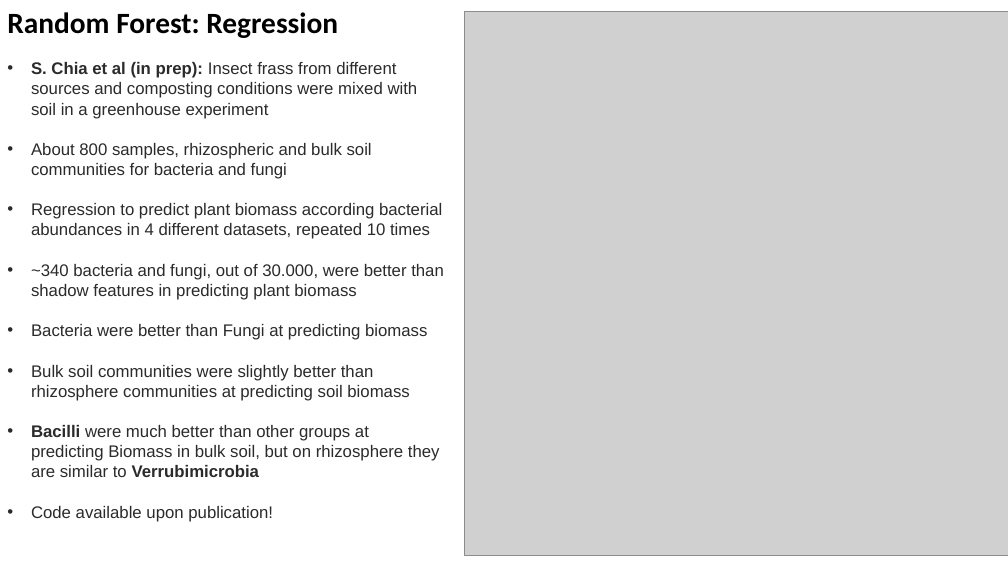
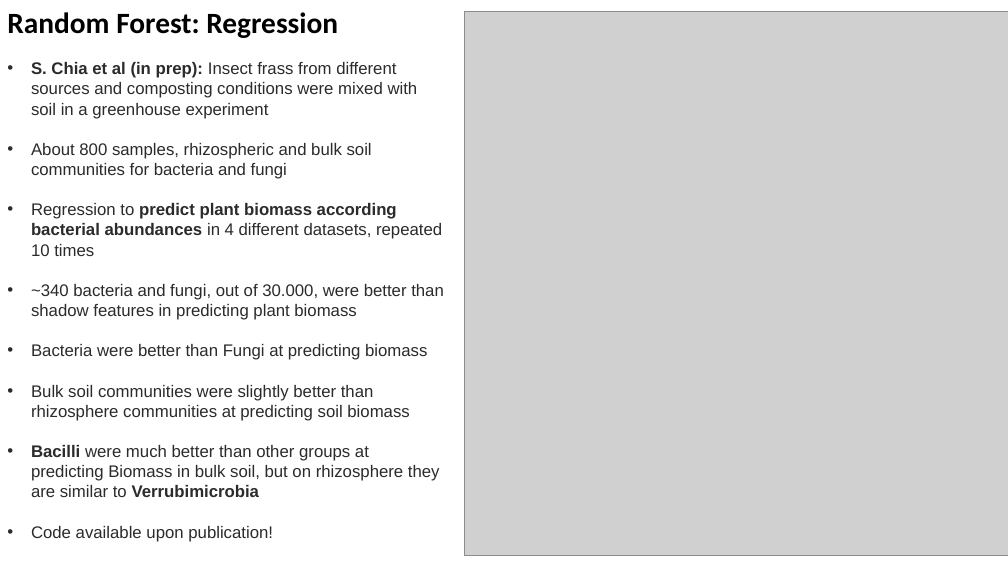
Before and after one commit to PedroBeschoren/RandomForestExample, a slide deck: slide 15 of Docs/RandomForestExample.pptx. Drawn at 1008x567 pixels with LibreOffice and Linux fonts; fonts in the diff are those of the drawing; grey boxes stand for pictures. Boxes give left, top, right and bottom in pixels: in the first picture for what was removed or moved away, otherwise in the second. Text is boxed around its words. In the diff, an @@ line names an element or a change of style, - is before the commit and + after.

```diff
--- a/Docs/RandomForestExample.pptx
+++ b/Docs/RandomForestExample.pptx
@@ text at (31,203,442,256): bold on in "predict plant biomass according bacterial abundances" @@
```
Also in this commit, not shown: 9 other slides changed.
